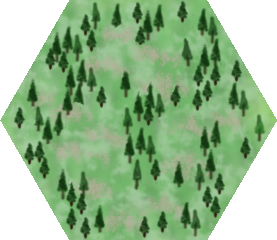
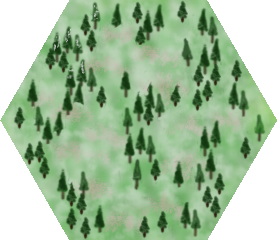
Before/after of a 277×240 layered artwork. What changed in the layer stack:
painted on "Trees" over [53, 5, 99, 79]
painted on "Base" over [0, 0, 277, 240]
